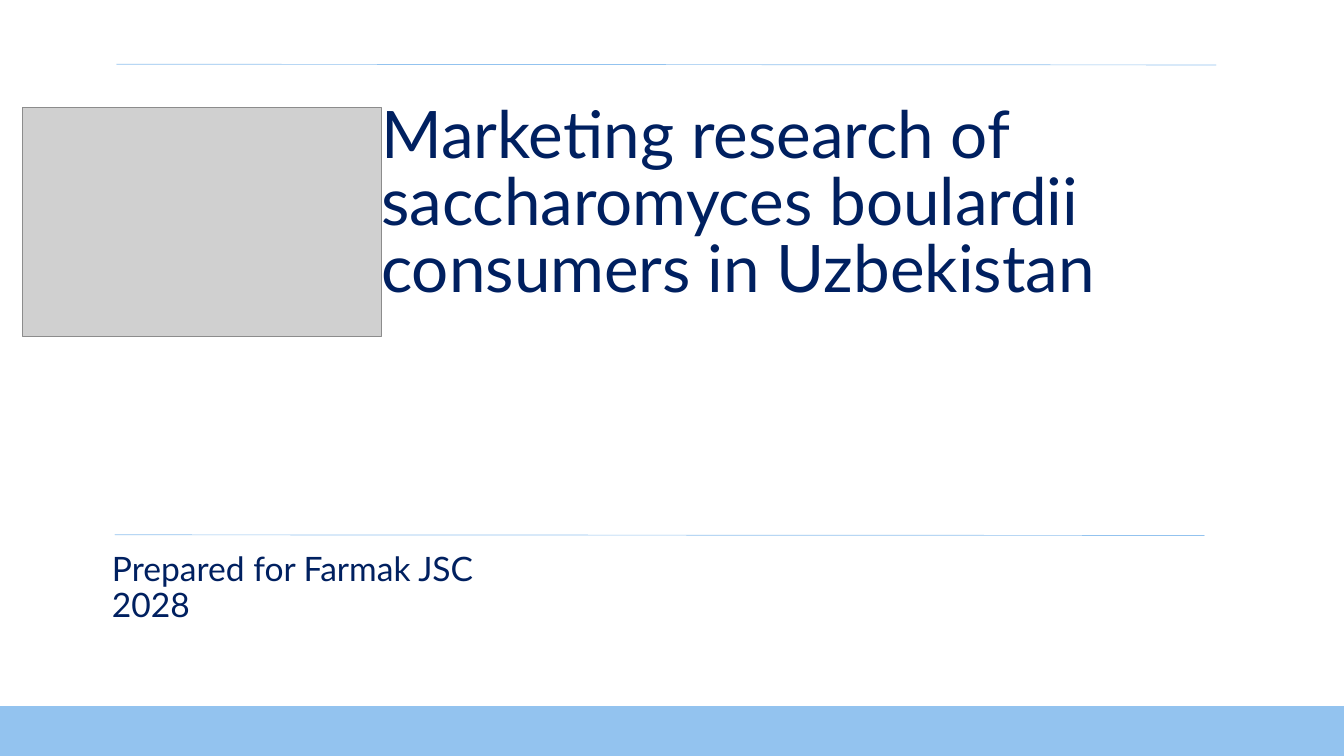
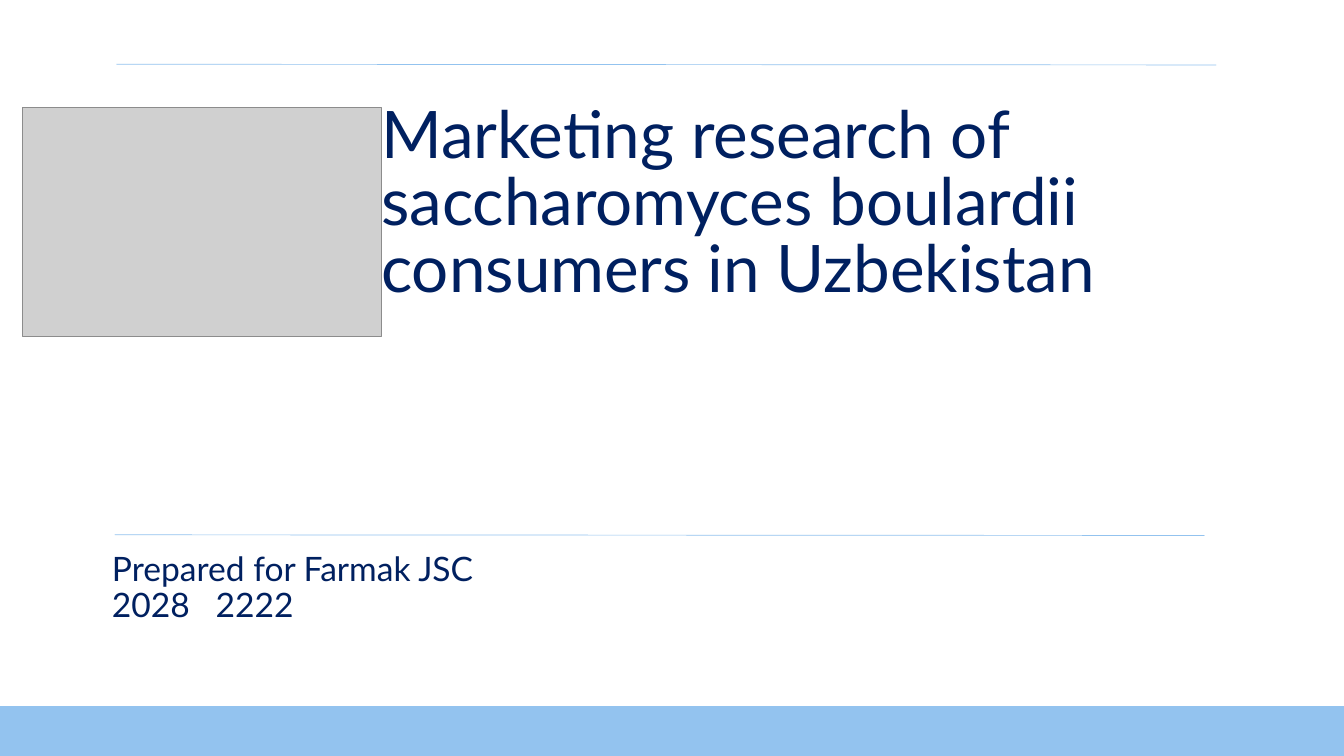
Before and after one commit to Gunkov/MyFirstRepo, a slide deck: slide 1 of Uzbekistan Sacchar SV.pptx. Drawn at 1344x756 pixels with LibreOffice and Linux fonts; fonts in the diff are those of the drawing; grey boxes stand for pictures; background and template pictures are left out. Boxes give left, top, right and bottom in pixels: in the first picture for what was removed or moved away, otherwise in the second. Text is boxed around its words. In the diff, an @@ line names an element or a change of style, - is before the commit and + after.

Commit message:
добавил 222

```diff
--- a/Uzbekistan Sacchar SV.pptx
+++ b/Uzbekistan Sacchar SV.pptx
@@ text at [112, 592, 294, 618]: text changed @@
-2028
+2028 2222
```
